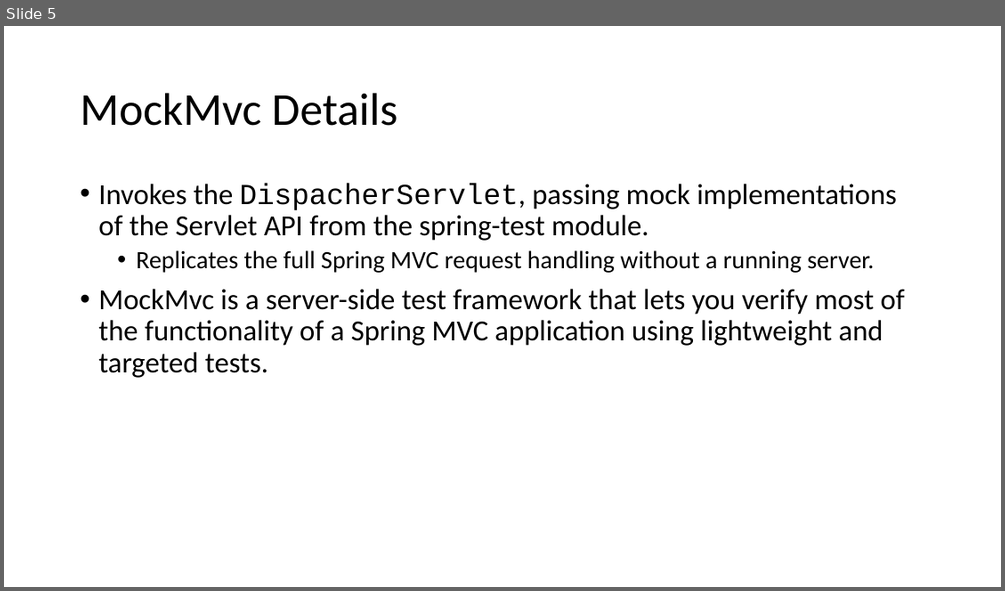
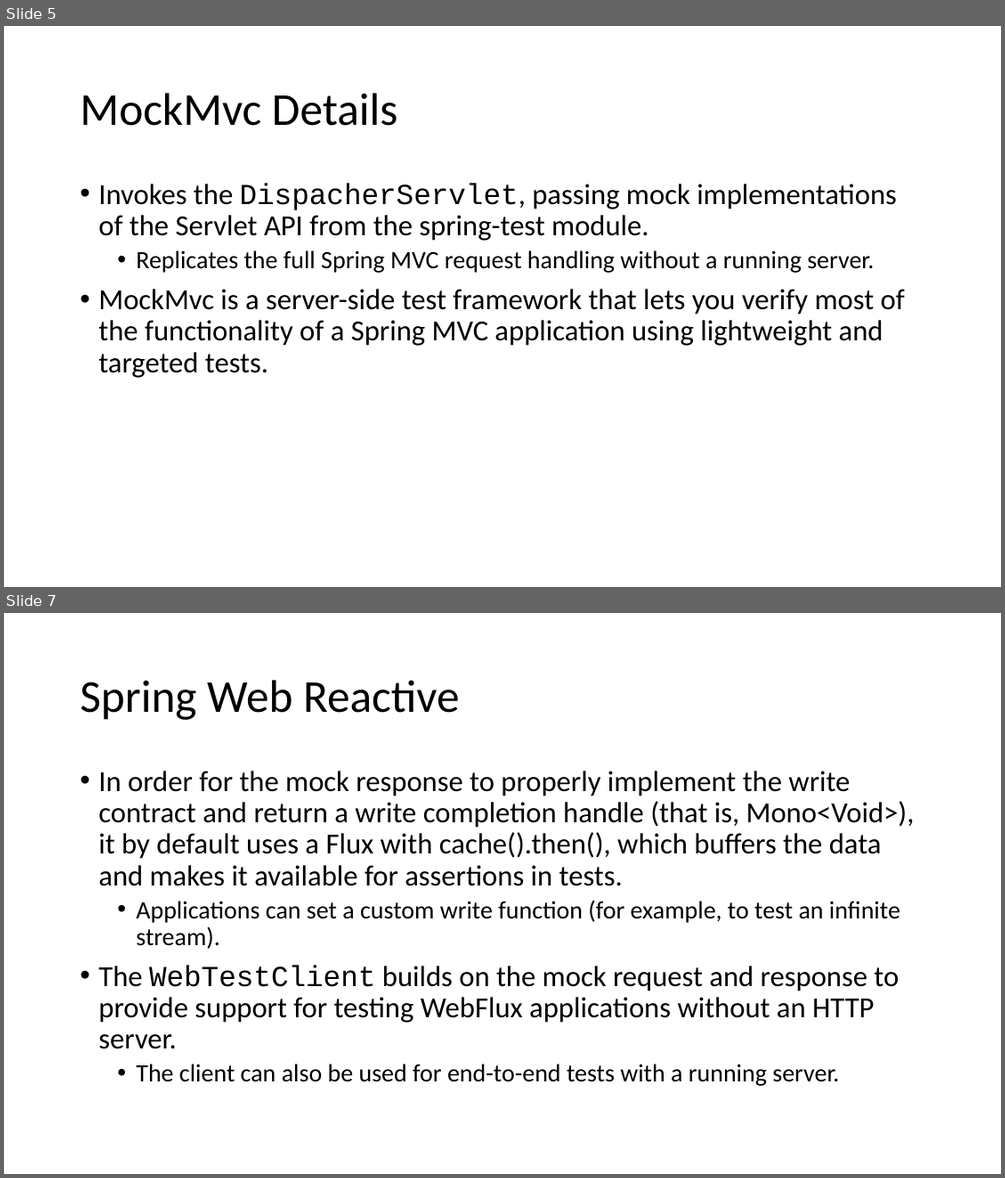
Before and after one commit to cebartling/test-driven, a slide deck: presentations/Introduction to Spring Framework Testing.pptx. Shown one above the other, each under a label of ours: slide 5 before the commit, slides 5 and 7 after it; the slides between them are not shown. The pictures are 1005x591 and 1005x1178 pixels, drawn with LibreOffice and Linux fonts; fonts in the diff are those of the drawing. Boxes give left, top, right and bottom in pixels: in the first picture for what was removed or moved away, otherwise in the second. Text is boxed around its words. In the diff, an @@ line names an element or a change of style, - is before the commit and + after.

Commit message:
Updates to Spring testing presentation

```diff
--- a/presentations/Introduction to Spring Framework Testing.pptx
+++ b/presentations/Introduction to Spring Framework Testing.pptx
@@ slide 7 added at (x1=4, y1=613, x2=1001, y2=1174), background #FFFFFF @@
@@ title added at (x1=80, y1=680, x2=460, y2=720), 44 pt, text #000000 @@
+Spring Web Reactive
@@ text added at (x1=98, y1=771, x2=914, y2=1086), 28 pt, text #000000 @@
+• In order for the mock response to properly implement the write contract and return a write completion handle (that is, Mono<Void>), it by default uses a Flux with cache().then(), which buffers the data and makes it available for assertions in tests.
+  • Applications can set a custom write function (for example, to test an infinite stream).
+• The WebTestClient builds on the mock request and response to provide support for testing WebFlux applications without an HTTP server.
+  • The client can also be used for end-to-end tests with a running server.
```
Also in this commit, not shown: 3 other slides added.
